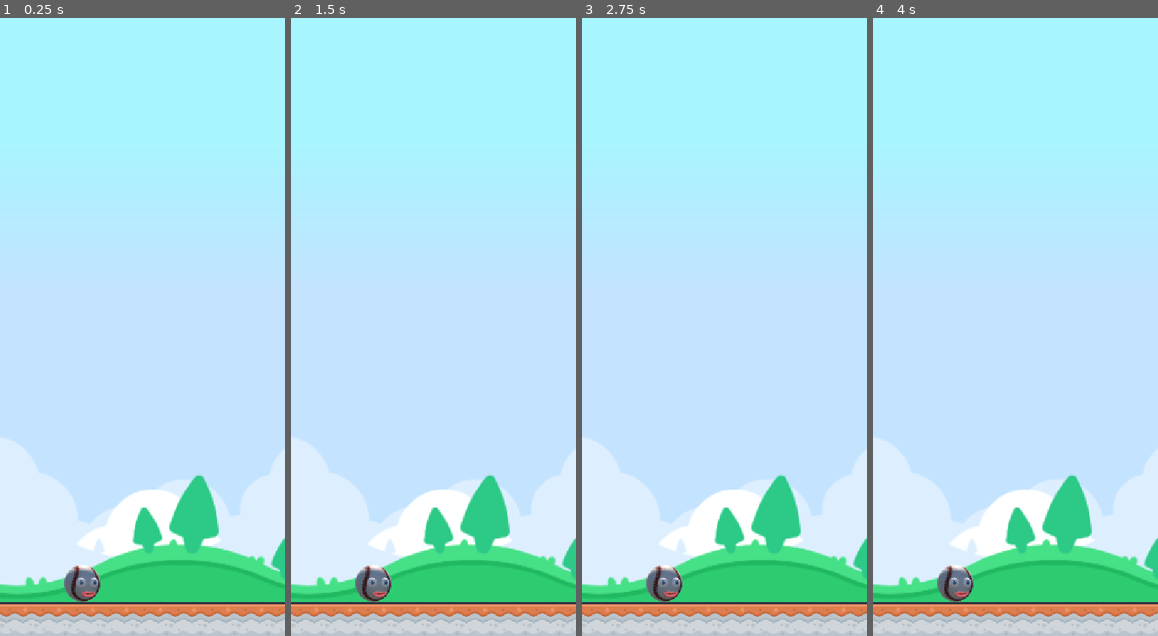
Above: before the commit, frames 1-4 (left to right).
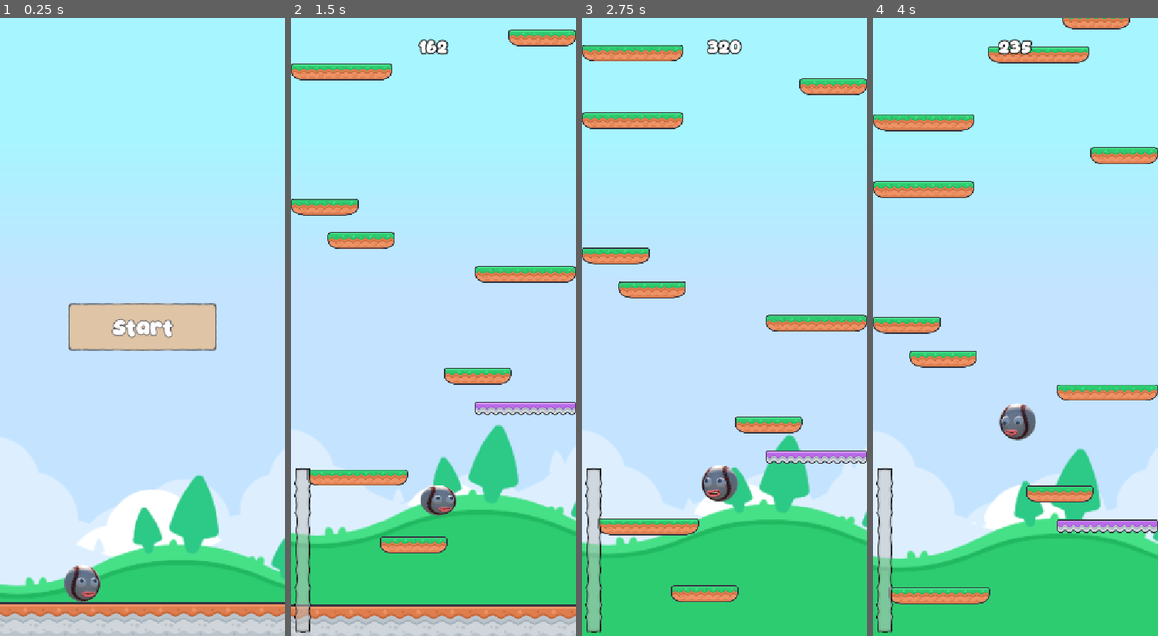
Above: after the commit, the same moments.

Repository: iRadEntertainment/incrediddodlejump
Game: Godot game, scene res://scenes/main.tscn
The game is run twice, just before and just after one commit, with the same random seed, the same clock (stepped at 60 frames per second) and the same inputs. Sound files missing from this copy of the repository are replaced by a short silence.
Inputs (mouse positions are in pixels of both pictures, inside the frame that each line leads up to):
- Up to frame 1 (0.25 s): no input
- Up to frame 2 (1.5 s): click (433, 327) at 0.5 s, where only the run after the commit has a clickable "Start"; tap Enter at 1.25 s; move the mouse to (496, 296) at 1.27 s; press the mouse at (496, 296) at 1.28 s
- Up to frame 3 (2.75 s): move the mouse to (667, 357) at 2.02 s; release the mouse at (667, 357) at 2.03 s; click (667, 357) at 2.1 s
- Up to frame 4 (4 s): move the mouse to (1044, 191) at 2.77 s; press the mouse at (1044, 191) at 2.78 s; move the mouse to (1001, 450) at 3.52 s; release the mouse at (1001, 450) at 3.53 s; click (1001, 450) at 3.6 s

The runs differ from the first frame. In frame 1, 4.0% of the frame differs, in the area x 23-77%, y 46-92%; in frame 2, 19%; in frame 3, 23%, in the area x 0-100%, y 3-100%; in frame 4, 21%.

Commit message:
feat: main title player jumps around randomly

Diff:
--- /dev/null
+++ b/instances/player_main_title.gd
@@ -0,0 +1,51 @@
+extends Node2D
+
+@onready var sprite: Sprite2D = %sprite
+@onready var sfx_jump: AudioStreamPlayer = %sfx_jump
+
+var _jump_force: float = 900.0 #px
+var _g: float = 980.0 #px
+var _velocity: Vector2
+var _next_rand_pos: Vector2
+
+var _start_y: float
+
+var _dir_x: int = 1:
+	set(value):
+		if _dir_x == value:
+			return
+		_dir_x = value
+		if is_node_ready():
+			sprite.scale.x = _dir_x
+
+
+func _ready() -> void:
+	_start_y = position.y
+	set_process(false)
+	_pick_next_random_jump()
+
+
+func _process(delta: float) -> void:
+	_velocity.y += _g * delta
+	position += _velocity * delta
+
+	if position.y > _start_y:
+		position.y = _start_y
+		set_process(false)
+		_pick_next_random_jump()
+
+
+func _pick_next_random_jump() -> void:
+	var rand_x: float = randf() * Mng.viewport_size.x
+	_next_rand_pos = Vector2(rand_x, _start_y)
+	_dir_x = 1 if rand_x > position.x else -1
+
+	await get_tree().create_timer(randf_range(0.5, 2.5)).timeout
+	_jump_to_next()
+
+
+func _jump_to_next() -> void:
+	sfx_jump.play()
+	_velocity.x = (_next_rand_pos.x - position.x) * 0.5
+	_velocity.y = -_jump_force
+	set_process(true)
--- a/instances/player_main_title.tscn
+++ b/instances/player_main_title.tscn
@@ -1,8 +1,9 @@
 [gd_scene format=3 uid="uid://lnd6hxxphdmn"]
 
+[ext_resource type="Script" uid="uid://dpps4k6ge8yc7" path="res://instances/player_main_title.gd" id="1_nyfdc"]
 [ext_resource type="Texture2D" uid="uid://1hn41h3a54w" path="res://assets/Characters/incrediball_base.png" id="2_exhsh"]
 [ext_resource type="Texture2D" uid="uid://bi6tlba1unl31" path="res://assets/Characters/incrediball_mouth_closed.png" id="3_q2fab"]
-[ext_resource type="Texture2D" uid="uid://d3yr3cd7bk3dp" path="res://assets/Characters/incrediball_eye.png" id="4_rs62c"]
+[ext_resource type="PackedScene" uid="uid://cijg7oqgaoojh" path="res://instances/googly_eyes.tscn" id="4_nyfdc"]
 [ext_resource type="AudioStream" uid="uid://do4jt52diaiw" path="res://assets/Sounds/sfx_04_male_jump_01_artmasterrich.ogg" id="5_pde20"]
 [ext_resource type="AudioStream" uid="uid://dhwyfx7sry8jf" path="res://assets/Sounds/sfx_04_jump_acebrian.ogg" id="6_4n6k7"]
 
@@ -14,6 +15,7 @@
 stream_1/stream = ExtResource("6_4n6k7")
 
 [node name="player_title" type="Node2D" unique_id=1046359432]
+script = ExtResource("1_nyfdc")
 
 [node name="sprite" type="Sprite2D" parent="." unique_id=1837417507]
 unique_name_in_owner = true
@@ -29,28 +31,8 @@
 unique_name_in_owner = true
 position = Vector2(2, 2)
 
-[node name="marker_eye_l" type="Marker2D" parent="sprite" unique_id=1561570984]
+[node name="googly_eyes" parent="sprite" unique_id=1201522551 instance=ExtResource("4_nyfdc")]
 unique_name_in_owner = true
-position = Vector2(-2, -1)
-
-[node name="eye_l" type="Sprite2D" parent="sprite/marker_eye_l" unique_id=1812737040]
-unique_name_in_owner = true
-texture = ExtResource("4_rs62c")
-
-[node name="marker_eye_r" type="Marker2D" parent="sprite" unique_id=881391809]
-unique_name_in_owner = true
-position = Vector2(24, -1)
-
-[node name="eye_r" type="Sprite2D" parent="sprite/marker_eye_r" unique_id=1604131137]
-unique_name_in_owner = true
-texture = ExtResource("4_rs62c")
-
-[node name="ray_floor" type="RayCast2D" parent="." unique_id=149582354]
-unique_name_in_owner = true
-position = Vector2(0, -13)
-target_position = Vector2(0, 15)
-collision_mask = 13
-collide_with_areas = true
 
 [node name="sfx_jump" type="AudioStreamPlayer" parent="." unique_id=1736701819]
 unique_name_in_owner = true
--- /dev/null
+++ b/scenes/main.gd
@@ -0,0 +1,7 @@
+extends Control
+
+
+
+
+func _on_btn_start_pressed() -> void:
+	Mng.start_game()
--- a/scenes/main.tscn
+++ b/scenes/main.tscn
@@ -1,5 +1,6 @@
 [gd_scene format=4 uid="uid://g455lv14gu4t"]
 
+[ext_resource type="Script" uid="uid://de780v0th40u1" path="res://scenes/main.gd" id="1_tbgi4"]
 [ext_resource type="Texture2D" uid="uid://c6nabd0ww2qk1" path="res://assets/Backgrounds/background_clouds.svg" id="2_choun"]
 [ext_resource type="Texture2D" uid="uid://ci41og0tjmbv5" path="res://assets/Backgrounds/background_color_trees.svg" id="3_ya4ey"]
 [ext_resource type="PackedScene" uid="uid://lnd6hxxphdmn" path="res://instances/player_main_title.tscn" id="4_jyhfs"]
@@ -18,7 +19,15 @@
 
 [sub_resource type="WorldBoundaryShape2D" id="WorldBoundaryShape2D_7jktm"]
 
-[node name="main" type="Node2D" unique_id=717966906]
+[node name="main" type="Control" unique_id=1205649778]
+layout_mode = 3
+anchors_preset = 15
+anchor_right = 1.0
+anchor_bottom = 1.0
+grow_horizontal = 2
+grow_vertical = 2
+script = ExtResource("1_tbgi4")
+metadata/_edit_lock_ = true
 
 [node name="bg_fix" type="CanvasLayer" parent="." unique_id=818281333]
 layer = -1
@@ -70,3 +79,21 @@
 
 [node name="player_title" parent="." unique_id=1046359432 instance=ExtResource("4_jyhfs")]
 position = Vector2(156, 1105)
+
+[node name="btn_start" type="Button" parent="." unique_id=801610567]
+layout_mode = 1
+anchors_preset = 8
+anchor_left = 0.5
+anchor_top = 0.5
+anchor_right = 0.5
+anchor_bottom = 0.5
+offset_left = -141.0
+offset_top = -45.0
+offset_right = 141.0
+offset_bottom = 45.0
+grow_horizontal = 2
+grow_vertical = 2
+theme_override_font_sizes/font_size = 38
+text = "Start"
+
+[connection signal="pressed" from="btn_start" to="." method="_on_btn_start_pressed"]
Not shown, added: instances/player_main_title.gd.uid
Not shown, added: scenes/main.gd.uid
